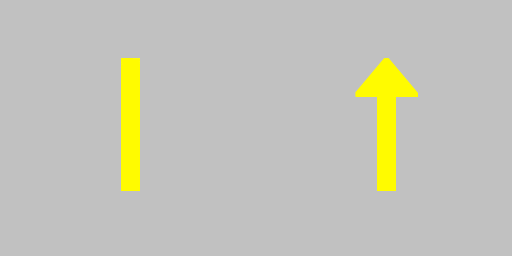
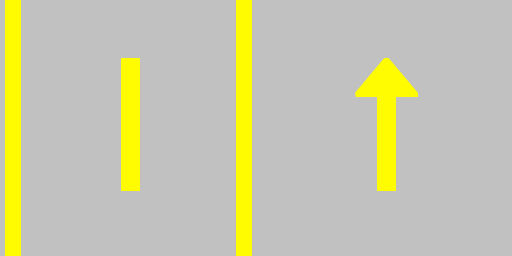
Two versions of the same layered image (512×256). Layer-by-layer changes:
painted on "NormalWay" over (5, 0, 252, 256)
